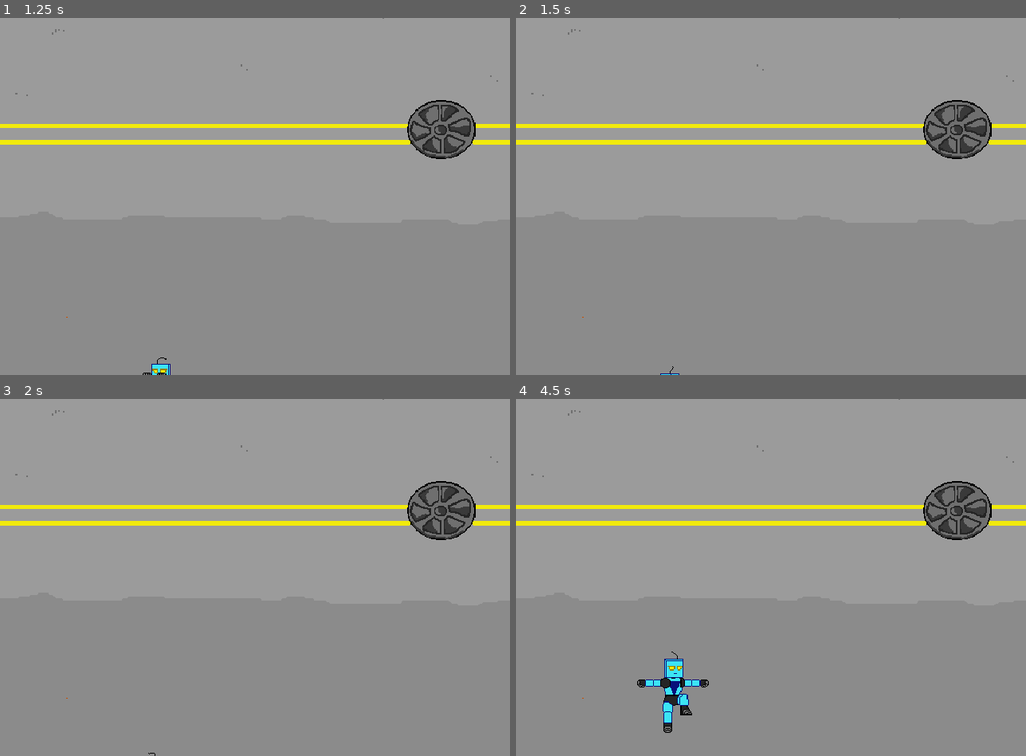
Above: before the commit, frames 1-4 (two rows, left to right).
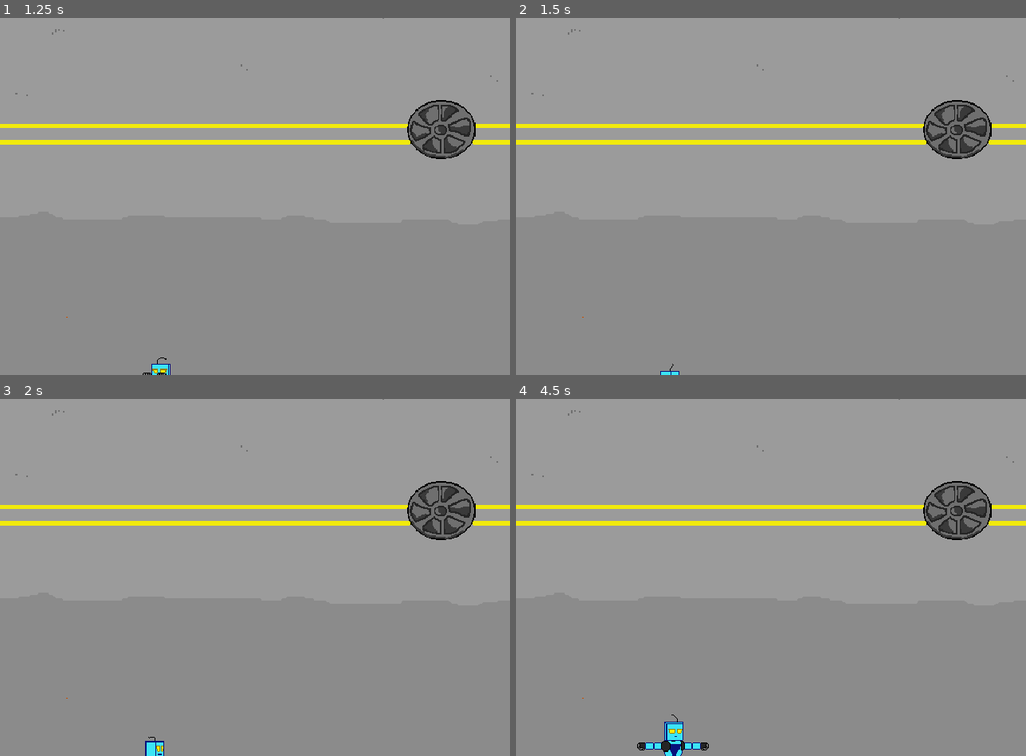
Above: after the commit, the same moments.

Repository: garethdavisrogers/RobotQuest-Depracated-
Game: Godot game, scene res://Game.tscn
Two runs of this game, one before a commit and one after it. Both use one fixed random seed, a clock stepped at 60 frames per second and the inputs below.
Inputs:
- Up to frame 1 (1.25 s): tap Enter at 0.5 s; hold D (move_right) from 0.53 s (still down); hold Shift (block) from 0.53 s (still down); tap Space (jump) at 0.77, 0.8, 1.07 s
- Up to frame 2 (1.5 s): tap Space (jump) at 1.25, 1.35 s; release D (move_right) at 1.28 s; release Shift (block) at 1.28 s; hold S (move_down) from 1.28 s (still down)
- Up to frame 3 (2 s): keep holding S (move_down); tap Space (jump) at 1.52, 1.82 s; tap Shift (block) at 1.55 s
- Up to frame 4 (4.5 s): tap Enter at 2 s; release S (move_down) at 2.03 s; hold D (move_right) 2.03-2.78 s; hold Shift (block) 2.03-2.78 s; tap Space (jump) at 2.3, 3.02, 3.32, 3.77, 3.8, 4.07, 4.35 s; hold W (move_up) 2.78-3.53 s; tap K (lite_attack) at 2.85 s; tap Shift (block) at 3.05 s; hold Shift (block) 3.53-4.28 s; hold A (move_left) from 3.53 s (still down)

Frame 1 is identical in both runs. In frame 2, less than 0.1% of the frame differs, in the area x 28-33%, y 96-100%; in frame 3, 0.2%; in frame 4, 1.4%, in the area x 23-38%, y 70-100%.

Commit message:
Jump animation and state has been divided in to ascending, descending, and mid jump.

Diff:
--- a/Enforcer.tscn
+++ b/Enforcer.tscn
@@ -1305,6 +1305,7 @@
 shape = SubResource( 1 )
 
 [node name="detectRadius" type="Area2D" parent="." index="2"]
+collision_mask = 0
 
 [node name="CollisionShape2D" type="CollisionShape2D" parent="detectRadius" index="0"]
 shape = SubResource( 2 )
@@ -1344,8 +1345,6 @@
 wait_time = 5.0
 one_shot = true
 autostart = true
-
-[node name="Node2D" type="Node2D" parent="." index="7"]
 [connection signal="body_entered" from="detectRadius" to="." method="_on_detectRadius_body_entered"]
 [connection signal="body_exited" from="detectRadius" to="." method="_on_detectRadius_body_exited"]
 [connection signal="animation_finished" from="anim" to="." method="_on_anim_animation_finished"]
--- a/Player.gd
+++ b/Player.gd
@@ -78,6 +78,7 @@
 
 func state_ascend():
 	movement_loop()
+	movedir.y = 0
 	anim_switch('ascend')
 
 func state_descend():
--- a/Player.tscn
+++ b/Player.tscn
@@ -8,10 +8,10 @@
 [sub_resource type="CircleShape2D" id=1]
 radius = 18.0
 
-[sub_resource type="Animation" id=21]
+[sub_resource type="Animation" id=2]
 resource_name = "ascendleft"
-length = 0.5
-step = 0.25
+length = 0.3
+step = 0.15
 tracks/0/type = "value"
 tracks/0/path = NodePath("Sprite:frame")
 tracks/0/interp = 1
@@ -19,7 +19,7 @@
 tracks/0/imported = false
 tracks/0/enabled = true
 tracks/0/keys = {
-"times": PoolRealArray( 0, 0.25 ),
+"times": PoolRealArray( 0, 0.15 ),
 "transitions": PoolRealArray( 1, 1 ),
 "update": 1,
 "values": [ 25, 26 ]
@@ -97,10 +97,10 @@
 "values": [ true ]
 }
 
-[sub_resource type="Animation" id=20]
+[sub_resource type="Animation" id=3]
 resource_name = "ascendright"
-length = 0.5
-step = 0.25
+length = 0.3
+step = 0.15
 tracks/0/type = "value"
 tracks/0/path = NodePath("Sprite:frame")
 tracks/0/interp = 1
@@ -108,7 +108,7 @@
 tracks/0/imported = false
 tracks/0/enabled = true
 tracks/0/keys = {
-"times": PoolRealArray( 0, 0.25 ),
+"times": PoolRealArray( 0, 0.15 ),
 "transitions": PoolRealArray( 1, 1 ),
 "update": 1,
 "values": [ 25, 26 ]
@@ -186,8 +186,7 @@
 "values": [ true ]
 }
 
-[sub_resource type="Animation" id=2]
-resource_name = "blockleft"
+[sub_resource type="Animation" id=4]
 step = 0.5
 tracks/0/type = "value"
 tracks/0/path = NodePath("Sprite:frame")
@@ -261,9 +260,20 @@
 "update": 1,
 "values": [ true ]
 }
-
-[sub_resource type="Animation" id=3]
-resource_name = "blockright"
+tracks/6/type = "value"
+tracks/6/path = NodePath("CollisionShape2D:disabled")
+tracks/6/interp = 1
+tracks/6/loop_wrap = true
+tracks/6/imported = false
+tracks/6/enabled = true
+tracks/6/keys = {
+"times": PoolRealArray( 0 ),
+"transitions": PoolRealArray( 1 ),
+"update": 1,
+"values": [ false ]
+}
+
+[sub_resource type="Animation" id=5]
 step = 0.5
 tracks/0/type = "value"
 tracks/0/path = NodePath("Sprite:frame")
@@ -337,8 +347,20 @@
 "update": 1,
 "values": [ true ]
 }
-
-[sub_resource type="Animation" id=22]
+tracks/6/type = "value"
+tracks/6/path = NodePath("CollisionShape2D:disabled")
+tracks/6/interp = 1
+tracks/6/loop_wrap = true
+tracks/6/imported = false
+tracks/6/enabled = true
+tracks/6/keys = {
+"times": PoolRealArray( 0 ),
+"transitions": PoolRealArray( 1 ),
+"update": 1,
+"values": [ false ]
+}
+
+[sub_resource type="Animation" id=6]
 resource_name = "descendleft"
 length = 0.5
 step = 0.25
@@ -516,7 +538,7 @@
 "values": [ true ]
 }
 
-[sub_resource type="Animation" id=4]
+[sub_resource type="Animation" id=8]
 step = 0.5
 tracks/0/type = "value"
 tracks/0/path = NodePath("Sprite:frame")
@@ -590,8 +612,20 @@
 "update": 1,
 "values": [ true ]
 }
-
-[sub_resource type="Animation" id=5]
+tracks/6/type = "value"
+tracks/6/path = NodePath("CollisionShape2D:disabled")
+tracks/6/interp = 1
+tracks/6/loop_wrap = true
+tracks/6/imported = false
+tracks/6/enabled = true
+tracks/6/keys = {
+"times": PoolRealArray( 0 ),
+"transitions": PoolRealArray( 1 ),
+"update": 1,
+"values": [ false ]
+}
+
+[sub_resource type="Animation" id=9]
 step = 0.5
 tracks/0/type = "value"
 tracks/0/path = NodePath("Sprite:frame")
@@ -665,9 +699,20 @@
 "update": 1,
 "values": [ true ]
 }
-
-[sub_resource type="Animation" id=6]
-resource_name = "jumpleft"
+tracks/6/type = "value"
+tracks/6/path = NodePath("CollisionShape2D:disabled")
+tracks/6/interp = 1
+tracks/6/loop_wrap = true
+tracks/6/imported = false
+tracks/6/enabled = true
+tracks/6/keys = {
+"times": PoolRealArray( 0 ),
+"transitions": PoolRealArray( 1 ),
+"update": 1,
+"values": [ false ]
+}
+
+[sub_resource type="Animation" id=10]
 length = 0.5
 step = 0.5
 tracks/0/type = "value"
@@ -844,7 +889,7 @@
 "values": [ true ]
 }
 
-[sub_resource type="Animation" id=7]
+[sub_resource type="Animation" id=12]
 length = 0.2
 step = 0.05
 tracks/0/type = "value"
@@ -967,8 +1012,20 @@
 "update": 0,
 "values": [ 0.0, -65.0 ]
 }
-
-[sub_resource type="Animation" id=8]
+tracks/10/type = "value"
+tracks/10/path = NodePath("CollisionShape2D:disabled")
+tracks/10/interp = 1
+tracks/10/loop_wrap = true
+tracks/10/imported = false
+tracks/10/enabled = true
+tracks/10/keys = {
+"times": PoolRealArray( 0 ),
+"transitions": PoolRealArray( 1 ),
+"update": 1,
+"values": [ false ]
+}
+
+[sub_resource type="Animation" id=13]
 length = 0.2
 step = 0.05
 tracks/0/type = "value"
@@ -1091,8 +1148,20 @@
 "update": 0,
 "values": [ 0.0, 65.0 ]
 }
-
-[sub_resource type="Animation" id=9]
+tracks/10/type = "value"
+tracks/10/path = NodePath("CollisionShape2D:disabled")
+tracks/10/interp = 1
+tracks/10/loop_wrap = true
+tracks/10/imported = false
+tracks/10/enabled = true
+tracks/10/keys = {
+"times": PoolRealArray( 0 ),
+"transitions": PoolRealArray( 1 ),
+"update": 1,
+"values": [ false ]
+}
+
+[sub_resource type="Animation" id=14]
 length = 0.2
 tracks/0/type = "value"
 tracks/0/path = NodePath("Sprite:frame")
@@ -1214,8 +1283,20 @@
 "update": 0,
 "values": [ 90.0 ]
 }
-
-[sub_resource type="Animation" id=10]
+tracks/10/type = "value"
+tracks/10/path = NodePath("CollisionShape2D:disabled")
+tracks/10/interp = 1
+tracks/10/loop_wrap = true
+tracks/10/imported = false
+tracks/10/enabled = true
+tracks/10/keys = {
+"times": PoolRealArray( 0 ),
+"transitions": PoolRealArray( 1 ),
+"update": 1,
+"values": [ false ]
+}
+
+[sub_resource type="Animation" id=15]
 length = 0.2
 tracks/0/type = "value"
 tracks/0/path = NodePath("Sprite:frame")
@@ -1337,8 +1418,20 @@
 "update": 0,
 "values": [ 90.0 ]
 }
-
-[sub_resource type="Animation" id=11]
+tracks/10/type = "value"
+tracks/10/path = NodePath("CollisionShape2D:disabled")
+tracks/10/interp = 1
+tracks/10/loop_wrap = true
+tracks/10/imported = false
+tracks/10/enabled = true
+tracks/10/keys = {
+"times": PoolRealArray( 0 ),
+"transitions": PoolRealArray( 1 ),
+"update": 1,
+"values": [ false ]
+}
+
+[sub_resource type="Animation" id=16]
 length = 0.2
 tracks/0/type = "value"
 tracks/0/path = NodePath("Sprite:frame")
@@ -1460,8 +1553,20 @@
 "update": 0,
 "values": [ -65.0 ]
 }
-
-[sub_resource type="Animation" id=12]
+tracks/10/type = "value"
+tracks/10/path = NodePath("CollisionShape2D:disabled")
+tracks/10/interp = 1
+tracks/10/loop_wrap = true
+tracks/10/imported = false
+tracks/10/enabled = true
+tracks/10/keys = {
+"times": PoolRealArray( 0 ),
+"transitions": PoolRealArray( 1 ),
+"update": 1,
+"values": [ false ]
+}
+
+[sub_resource type="Animation" id=17]
 length = 0.2
 tracks/0/type = "value"
 tracks/0/path = NodePath("Sprite:frame")
@@ -1583,8 +1688,20 @@
 "update": 0,
 "values": [ 65.0 ]
 }
-
-[sub_resource type="Animation" id=13]
+tracks/10/type = "value"
+tracks/10/path = NodePath("CollisionShape2D:disabled")
+tracks/10/interp = 1
+tracks/10/loop_wrap = true
+tracks/10/imported = false
+tracks/10/enabled = true
+tracks/10/keys = {
+"times": PoolRealArray( 0 ),
+"transitions": PoolRealArray( 1 ),
+"update": 1,
+"values": [ false ]
+}
+
+[sub_resource type="Animation" id=18]
 length = 2.0
 step = 0.5
 tracks/0/type = "value"
@@ -1659,8 +1776,20 @@
 "update": 1,
 "values": [ true ]
 }
-
-[sub_resource type="Animation" id=14]
+tracks/6/type = "value"
+tracks/6/path = NodePath("CollisionShape2D:disabled")
+tracks/6/interp = 1
+tracks/6/loop_wrap = true
+tracks/6/imported = false
+tracks/6/enabled = true
+tracks/6/keys = {
+"times": PoolRealArray( 0 ),
+"transitions": PoolRealArray( 1 ),
+"update": 1,
+"values": [ false ]
+}
+
+[sub_resource type="Animation" id=19]
 length = 2.0
 step = 0.5
 tracks/0/type = "value"
@@ -1735,8 +1864,20 @@
 "update": 1,
 "values": [ true ]
 }
-
-[sub_resource type="Animation" id=15]
+tracks/6/type = "value"
+tracks/6/path = NodePath("CollisionShape2D:disabled")
+tracks/6/interp = 1
+tracks/6/loop_wrap = true
+tracks/6/imported = false
+tracks/6/enabled = true
+tracks/6/keys = {
+"times": PoolRealArray( 0 ),
+"transitions": PoolRealArray( 1 ),
+"update": 1,
+"values": [ false ]
+}
+
+[sub_resource type="Animation" id=20]
 length = 2.0
 step = 0.5
 tracks/0/type = "value"
@@ -1811,8 +1952,20 @@
 "update": 1,
 "values": [ true ]
 }
-
-[sub_resource type="Animation" id=16]
+tracks/6/type = "value"
+tracks/6/path = NodePath("CollisionShape2D:disabled")
+tracks/6/interp = 1
+tracks/6/loop_wrap = true
+tracks/6/imported = false
+tracks/6/enabled = true
+tracks/6/keys = {
+"times": PoolRealArray( 0 ),
+"transitions": PoolRealArray( 1 ),
+"update": 1,
+"values": [ false ]
+}
+
+[sub_resource type="Animation" id=21]
 length = 2.0
 step = 0.5
 tracks/0/type = "value"
@@ -1887,12 +2040,24 @@
 "update": 1,
 "values": [ true ]
 }
-
-[sub_resource type="CapsuleShape2D" id=17]
+tracks/6/type = "value"
+tracks/6/path = NodePath("CollisionShape2D:disabled")
+tracks/6/interp = 1
+tracks/6/loop_wrap = true
+tracks/6/imported = false
+tracks/6/enabled = true
+tracks/6/keys = {
+"times": PoolRealArray( 0 ),
+"transitions": PoolRealArray( 1 ),
+"update": 1,
+"values": [ false ]
+}
+
+[sub_resource type="CapsuleShape2D" id=22]
 height = 50.0
 
-[sub_resource type="CapsuleShape2D" id=18]
-radius = 8.0
+[sub_resource type="CapsuleShape2D" id=23]
+radius = 5.0
 
 [node name="Player" instance=ExtResource( 1 )]
 script = ExtResource( 2 )
@@ -1903,13 +2068,13 @@
 [node name="Sprite" type="Sprite" parent="." index="0"]
 texture = ExtResource( 3 )
 offset = Vector2( 0, -40 )
+flip_h = true
 hframes = 29
-frame = 28
+frame = 10
 
 [node name="CollisionShape2D" type="CollisionShape2D" parent="." index="1"]
-position = Vector2( 4, -10 )
+position = Vector2( 8, 0 )
 shape = SubResource( 1 )
-disabled = true
 
 [node name="ComboTimer" type="Timer" parent="." index="2"]
 process_mode = 0
@@ -1925,41 +2090,43 @@
 limit_bottom = 640
 
 [node name="anim" parent="." index="4"]
-anims/ascendleft = SubResource( 21 )
-anims/ascendright = SubResource( 20 )
-anims/blockleft = SubResource( 2 )
-anims/blockright = SubResource( 3 )
-anims/descendleft = SubResource( 22 )
-anims/descendright = SubResource( 23 )
-anims/idleleft = SubResource( 4 )
-anims/idleright = SubResource( 5 )
-anims/jumpleft = SubResource( 6 )
-anims/jumpright = SubResource( 19 )
-anims/liteattack1left = SubResource( 7 )
-anims/liteattack1right = SubResource( 8 )
-anims/liteattack2left = SubResource( 9 )
-anims/liteattack2right = SubResource( 10 )
-anims/liteattack3left = SubResource( 11 )
-anims/liteattack3right = SubResource( 12 )
-anims/runleft = SubResource( 13 )
-anims/runright = SubResource( 14 )
-anims/walkleft = SubResource( 15 )
-anims/walkright = SubResource( 16 )
+anims/ascendleft = SubResource( 2 )
+anims/ascendright = SubResource( 3 )
+anims/blockleft = SubResource( 4 )
+anims/blockright = SubResource( 5 )
+anims/descendleft = SubResource( 6 )
+anims/descendright = SubResource( 7 )
+anims/idleleft = SubResource( 8 )
+anims/idleright = SubResource( 9 )
+anims/jumpleft = SubResource( 10 )
+anims/jumpright = SubResource( 11 )
+anims/liteattack1left = SubResource( 12 )
+anims/liteattack1right = SubResource( 13 )
+anims/liteattack2left = SubResource( 14 )
+anims/liteattack2right = SubResource( 15 )
+anims/liteattack3left = SubResource( 16 )
+anims/liteattack3right = SubResource( 17 )
+anims/runleft = SubResource( 18 )
+anims/runright = SubResource( 19 )
+anims/walkleft = SubResource( 20 )
+anims/walkright = SubResource( 21 )
 
 [node name="hitBox" type="Area2D" parent="." index="5"]
 
 [node name="CollisionShape2D" type="CollisionShape2D" parent="hitBox" index="0"]
-position = Vector2( 4, -40 )
-shape = SubResource( 17 )
+position = Vector2( 4, -30 )
+shape = SubResource( 22 )
 
 [node name="damageBox" type="Area2D" parent="." index="6"]
 script = ExtResource( 4 )
 TYPE = "PLAYER"
 
 [node name="CollisionShape2D" type="CollisionShape2D" parent="damageBox" index="0"]
-position = Vector2( -22, -30 )
-rotation = -1.13446
-shape = SubResource( 18 )
-disabled = true
+position = Vector2( -8, -20 )
+shape = SubResource( 23 )
+
+[node name="JumpTimer" type="Timer" parent="." index="7"]
+wait_time = 2.0
+one_shot = true
 [connection signal="timeout" from="ComboTimer" to="." method="_on_ComboTimer_timeout"]
 [connection signal="animation_finished" from="anim" to="." method="_on_anim_animation_finished"]
Not shown: 2 places in Player.tscn that only renumber resources
